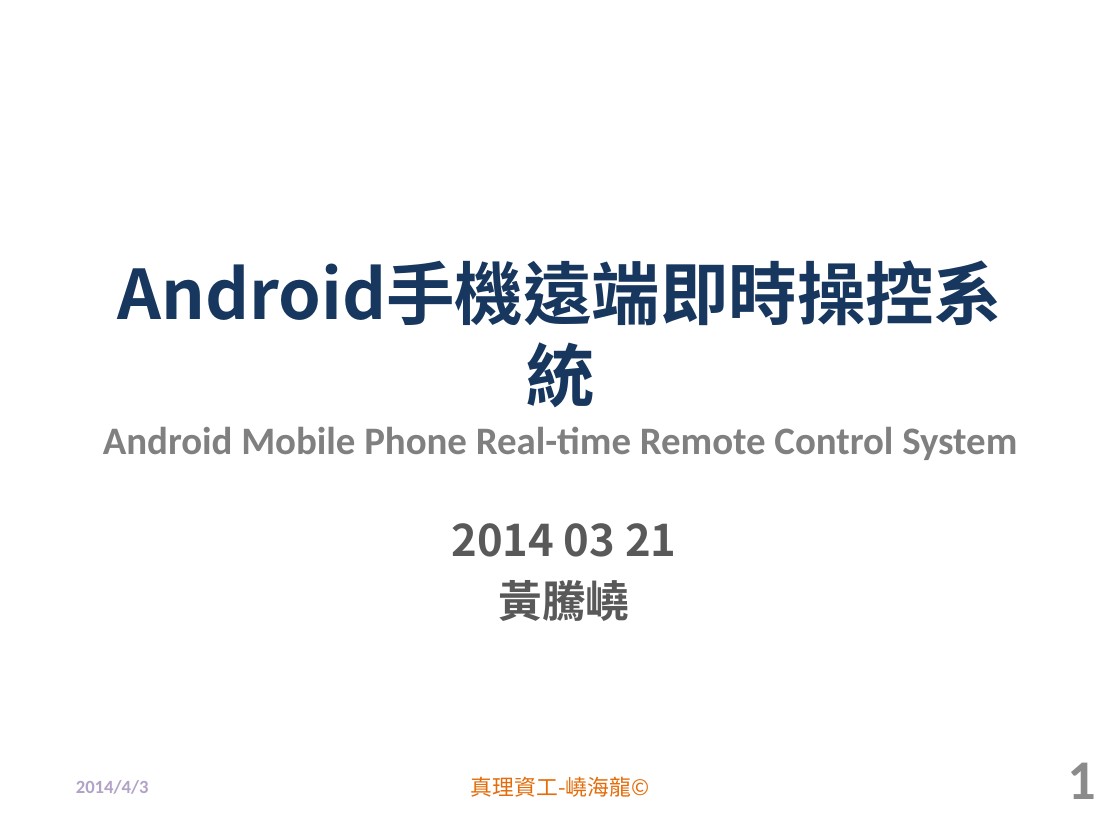
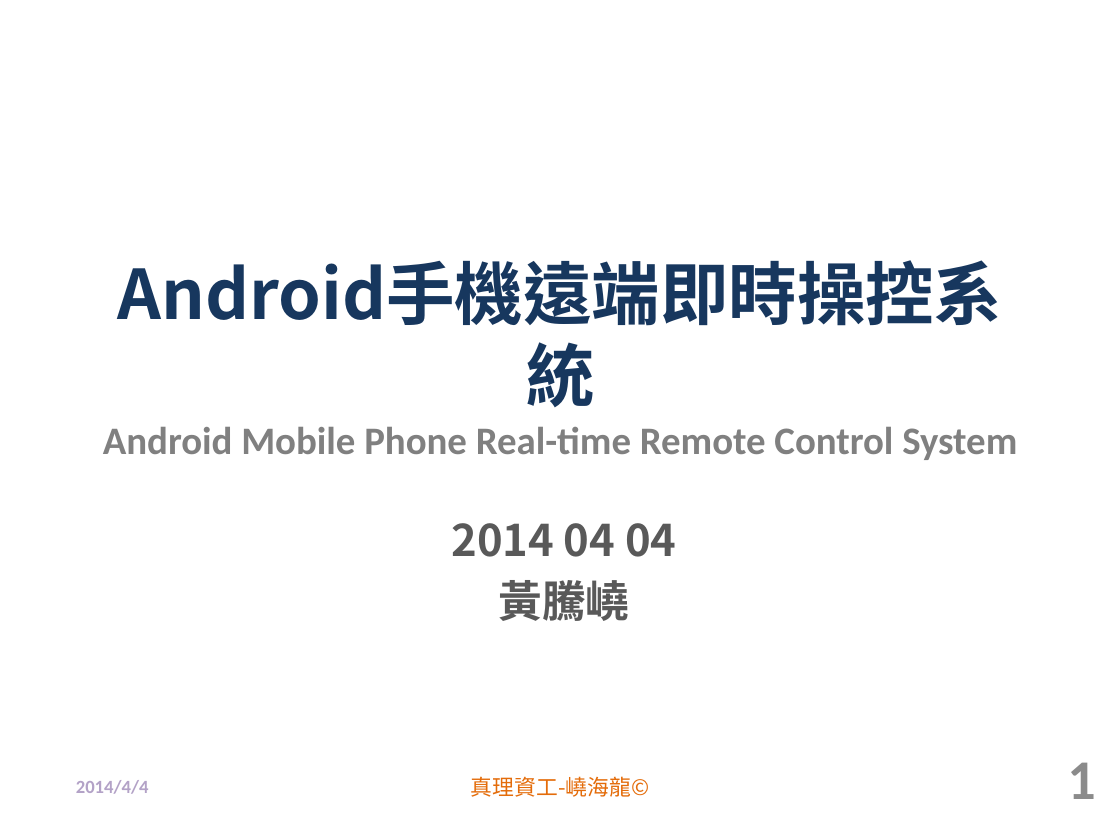
Before and after one commit to a9470302/Lab714B, a slide deck: slide 1 of YHL/1404-2_嶢.pptx. Drawn at 1120x840 pixels with LibreOffice and Linux fonts; fonts in the diff are those of the drawing; background and template pictures are left out. Boxes give left, top, right and bottom in pixels: in the first picture for what was removed or moved away, otherwise in the second. Text is boxed around its words. In the diff, an @@ line names an element or a change of style, - is before the commit and + after.

```diff
--- a/YHL/1404-2_嶢.pptx
+++ b/YHL/1404-2_嶢.pptx
@@ subtitle at bbox=[451, 523, 676, 557]: text changed @@
-2014 03 21
+2014 04 04
@@ text at bbox=[76, 780, 149, 794]: text changed @@
-2014/4/3
+2014/4/4
```
Also in this commit, not shown: 9 other slides changed.
